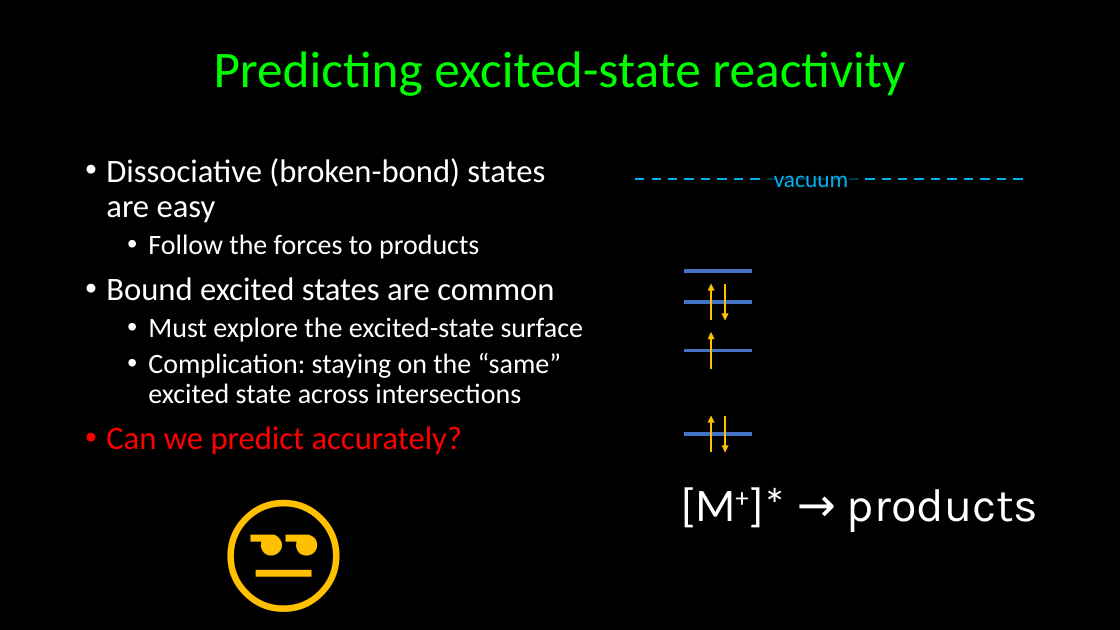
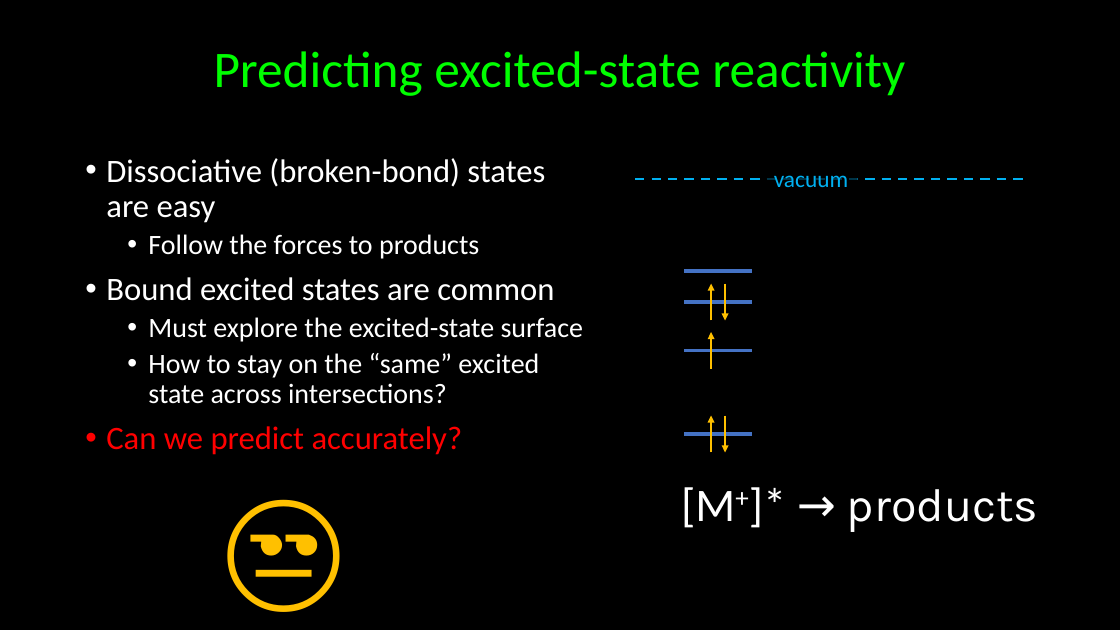
Before and after one commit to kkinist/ACS_Boston_2018, a slide deck: slide 19 of ACS_Boston_2018_Irikura.pptx (slide 21 before the commit). Drawn at 1120x630 pixels with LibreOffice and Linux fonts; fonts in the diff are those of the drawing. Boxes give left, top, right and bottom in pixels: in the first picture for what was removed or moved away, otherwise in the second. Text is boxed around its words. In the diff, an @@ line names an element or a change of style, - is before the commit and + after.

```diff
--- a/ACS_Boston_2018_Irikura.pptx
+++ b/ACS_Boston_2018_Irikura.pptx
@@ text at <box>148,353,539,404</box>: text changed @@
-  • Complication: staying on the “same” excited state across intersections
+  • How to stay on the “same” excited state across intersections?
```
Also in this commit, not shown: 3 other slides changed.
